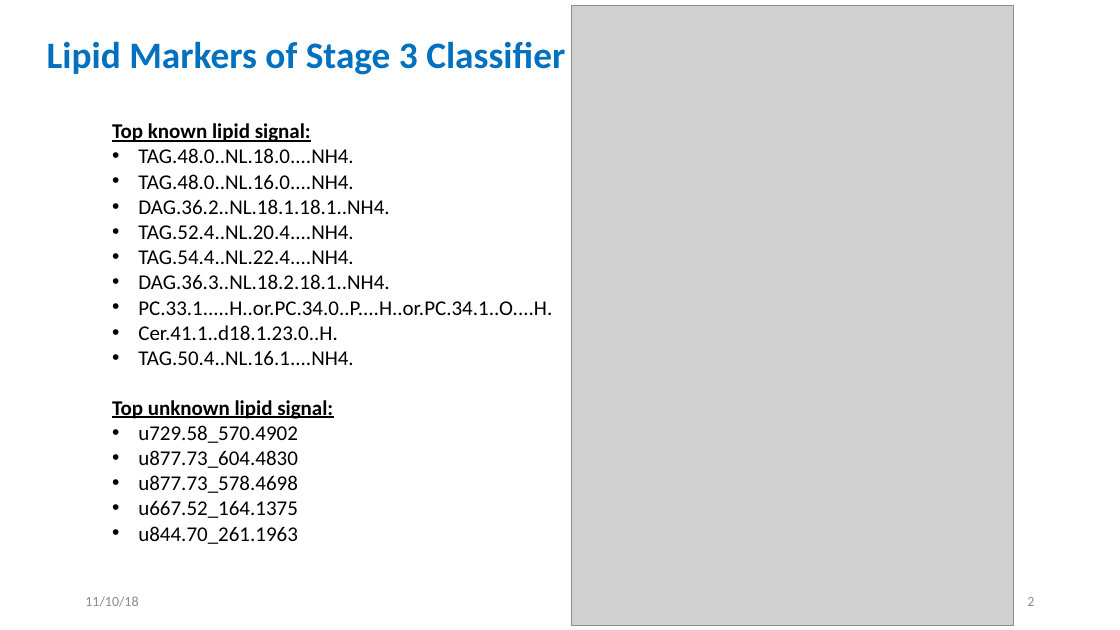
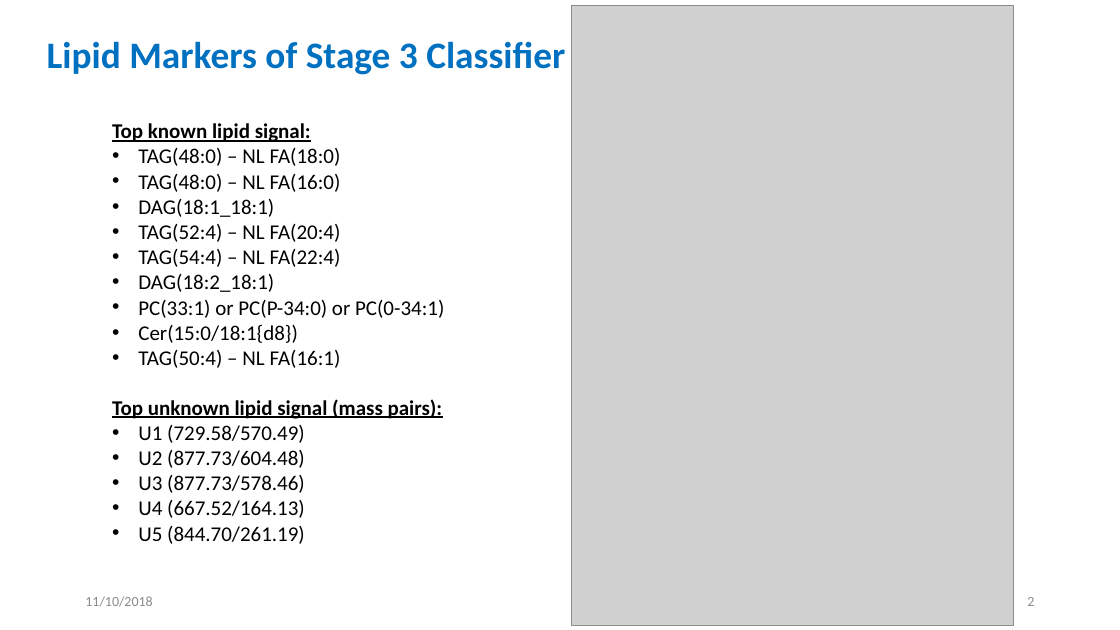
Before and after one commit to NCBI-Hackathons/LiverLipidCoders, a slide deck: slide 2 of RandomForest/RandomForest_Summary.pptx. Drawn at 1120x630 pixels with LibreOffice and Linux fonts; fonts in the diff are those of the drawing; grey boxes stand for pictures. Boxes give left, top, right and bottom in pixels: in the first picture for what was removed or moved away, otherwise in the second. Text is boxed around its words. In the diff, an @@ line names an element or a change of style, - is before the commit and + after.

Commit message:
minor

```diff
--- a/RandomForest/RandomForest_Summary.pptx
+++ b/RandomForest/RandomForest_Summary.pptx
@@ text at (x1=138, y1=148, x2=444, y2=368): text changed @@
-• TAG.48.0..NL.18.0....NH4.
-• TAG.48.0..NL.16.0....NH4.
-• DAG.36.2..NL.18.1.18.1..NH4.
-• TAG.52.4..NL.20.4....NH4.
-• TAG.54.4..NL.22.4....NH4.
-• DAG.36.3..NL.18.2.18.1..NH4.
-• PC.33.1.....H..or.PC.34.0..P....H..or.PC.34.1..O....H.
-• Cer.41.1..d18.1.23.0..H.
-• TAG.50.4..NL.16.1....NH4.
+• TAG(48:0) – NL FA(18:0)
+• TAG(48:0) – NL FA(16:0)
+• DAG(18:1_18:1)
+• TAG(52:4) – NL FA(20:4)
+• TAG(54:4) – NL FA(22:4)
+• DAG(18:2_18:1)
+• PC(33:1) or PC(P-34:0) or PC(0-34:1)
+• Cer(15:0/18:1{d8})
+• TAG(50:4) – NL FA(16:1)
@@ text at (x1=112, y1=399, x2=443, y2=544): text changed @@
-Top unknown lipid signal:
-• u729.58_570.4902
-• u877.73_604.4830
-• u877.73_578.4698
-• u667.52_164.1375
-• u844.70_261.1963
+Top unknown lipid signal (mass pairs):
+• U1 (729.58/570.49)
+• U2 (877.73/604.48)
+• U3 (877.73/578.46)
+• U4 (667.52/164.13)
+• U5 (844.70/261.19)
@@ text at (x1=85, y1=596, x2=152, y2=607): text changed @@
-11/10/18
+11/10/2018
```
Also in this commit, not shown: 3 other slides changed.
